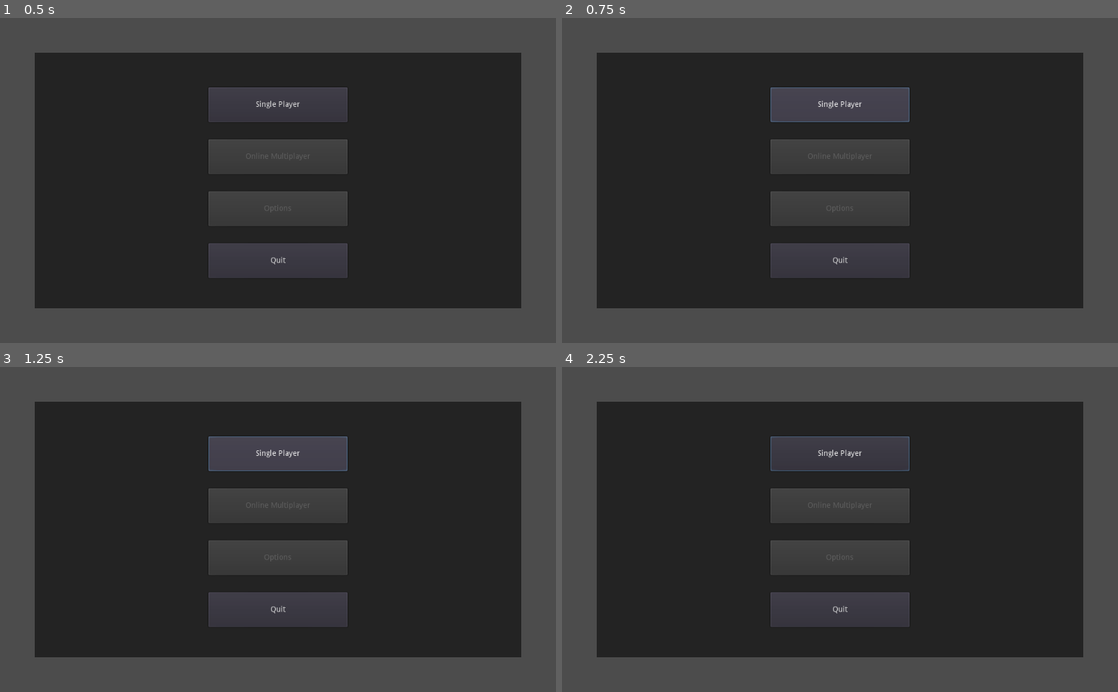
Above: before the commit, frames 1-4 (two rows, left to right).
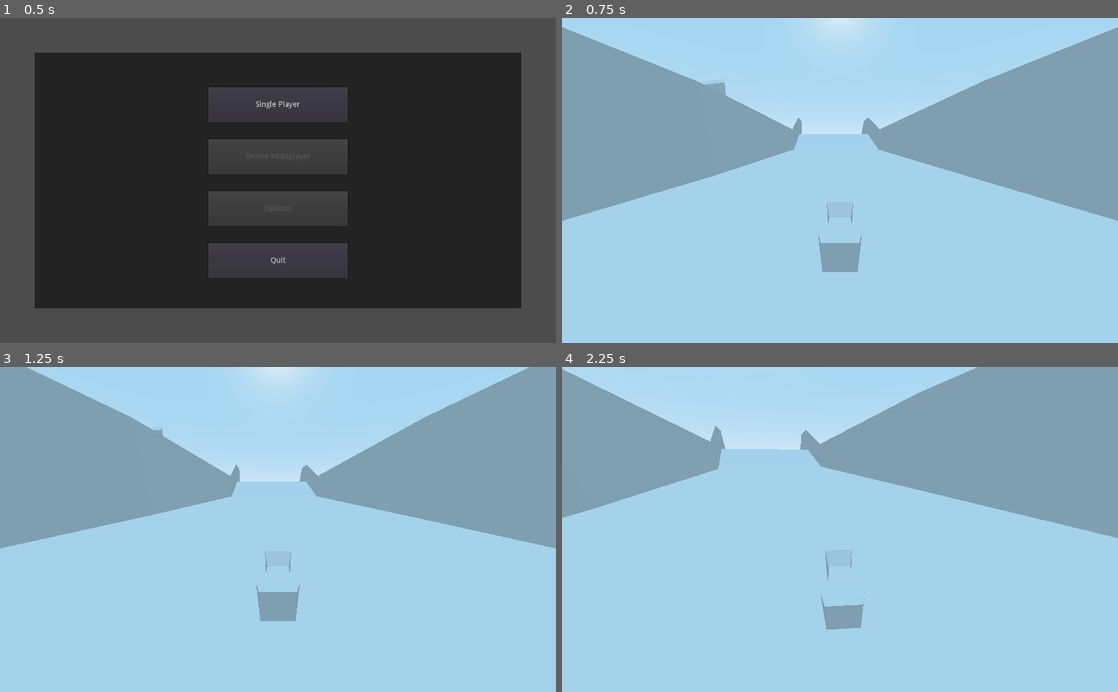
Above: after the commit, the same moments.

Repository: DeStout/JetBikes
Game: Godot game, scene res://Scenes/MainMenu.tscn
Two runs of this game, one before a commit and one after it. Both use one fixed random seed, a clock stepped at 60 frames per second and the inputs below.
Inputs (mouse positions are in pixels of both pictures, inside the frame that each line leads up to):
- Up to frame 1 (0.5 s): no input
- Up to frame 2 (0.75 s): click "Single Player" at 0.5 s
- Up to frame 3 (1.25 s): no input
- Up to frame 4 (2.25 s): click (840, 454) at 1.25 s, where only the run before the commit has a clickable "Single Player"; tap Enter at 2 s; move the mouse to (962, 513) at 2.02 s; hold D (Strife_Right) from 2.03 s (still down); hold Shift (Boost) from 2.03 s (still down)

Frame 1 is identical in both runs. In frame 2, 100% of the frame differs, in the area x 0-100%, y 0-100%; in frame 3, 100%; in frame 4, 100%.

Commit message:
Added player movement and ground normal alignment.

Diff:
--- /dev/null
+++ b/Scenes/GroundDetect.gd
@@ -0,0 +1,10 @@
+extends RayCast
+
+signal is_colliding
+
+func _ready():
+	connect("is_colliding", get_parent(), "_is_on_ground")
+
+func _process(delta):
+	if is_colliding():
+		emit_signal("is_colliding")
--- a/Scenes/Player.tscn
+++ b/Scenes/Player.tscn
@@ -1,7 +1,8 @@
-[gd_scene load_steps=4 format=2]
+[gd_scene load_steps=5 format=2]
 
 [ext_resource path="res://Scenes/BasicVehicle.tscn" type="PackedScene" id=1]
-[ext_resource path="res://Scenes/Player.gd" type="Script" id=2]
+[ext_resource path="res://Scripts/Player.gd" type="Script" id=2]
+[ext_resource path="res://Scenes/GroundDetect.gd" type="Script" id=3]
 
 [sub_resource type="CapsuleShape" id=1]
 radius = 0.739985
@@ -29,9 +30,11 @@
 enabled = true
 cast_to = Vector3( 0, -1.01, 0 )
 collide_with_areas = true
+script = ExtResource( 3 )
 
 [node name="GroundDetect2" type="RayCast" parent="."]
 transform = Transform( 1, 0, 0, 0, 1, 0, 0, 0, 1, 0, 1.01, 0.75 )
 enabled = true
 cast_to = Vector3( 0, -1.01, 0 )
 collide_with_areas = true
+script = ExtResource( 3 )
--- a/Scripts/Player.gd
+++ b/Scripts/Player.gd
@@ -1,17 +1,17 @@
 extends KinematicBody
 
-const GRAVITY = 9.8
-const FORWARD_ACCELERATION = 1.0
-const STRIFE_ACCELERATION = 0.1
-const REVERSE_ACCELERATION = 0.5
-const BOOST_ACCELERATION = 1.5
-const DEACCELERATION = 0.75
-const BRAKE_DEACCEL = 1.5
+const GRAVITY = 1.5
+const FORWARD_ACCELERATION = 0.5
+const STRIFE_ACCELERATION = 0.3
+const REVERSE_ACCELERATION = 0.3
+const BOOST_ACCELERATION = 0.75
+const DEACCELERATION = 0.025
+const BRAKE_DEACCEL = 0.5
 
-const MAX_FORWARD_VEL = 10
-const MAX_SRIFE_VEL = 1
-const MAX_REVERSE_VEL =  5
-const MAX_BOOST_VEL = 15
+const MAX_FORWARD_VEL = 50
+const MAX_STRIFE_VEL = 25
+const MAX_REVERSE_VEL =  35
+const MAX_BOOST_VEL = 75
 const TURN_SPEED = 8
 
 var movement_input = Vector2.ZERO
@@ -19,6 +19,7 @@
 
 var is_boosting = false
 var is_braking = false
+var is_on_ground = false
 
 var mouse_vert_sensitivity = 0.1
 var mouse_horz_sensitivity = 0.1
@@ -31,32 +32,85 @@
 	Input.set_mouse_mode(Input.MOUSE_MODE_CAPTURED)
 
 func _process(delta):
-	move_camera(delta)
+	_get_key_input()
+	_move_camera(delta)
 
 func _physics_process(delta):
-	velocity.y = velocity.y - GRAVITY
+	var move_direction = Vector3()
+	var player_basis = global_transform.basis
+	var temp_velocity = velocity
+	temp_velocity.y = 0
+
+	if is_on_ground:
+		var ground_normal = _get_ground_normal()
+
+		# Align player Y vector to ground normal
+		if player_basis[1].dot(ground_normal) > 0:
+			global_transform.basis = player_basis.slerp(_align_to_normal(ground_normal), delta*3)
+
+		# Apply acceleration/deacceleration along player X vector based on input
+		if movement_input.x != 0:
+			var delta_move = player_basis[0] * movement_input.x * STRIFE_ACCELERATION
+			var strife_vel = player_basis[0].dot(temp_velocity) * temp_velocity.normalized()
+			if abs((strife_vel + delta_move).length()) < MAX_STRIFE_VEL:
+				move_direction += delta_move
+		else:
+			move_direction -= player_basis[0].dot(temp_velocity) * player_basis[0].normalized() * DEACCELERATION
+
+		# Apply acceleration/deacceleration along player Z vector based on input
+		if movement_input.y > 0:
+			if !is_boosting:
+				var delta_move = player_basis[2] * -movement_input.y * FORWARD_ACCELERATION
+				var forward_vel = player_basis[2].dot(temp_velocity) * temp_velocity.normalized()
+				if abs((forward_vel + delta_move).length()) < MAX_FORWARD_VEL:
+					move_direction += delta_move
+			else:
+				var delta_move = player_basis[2] * -movement_input.y * BOOST_ACCELERATION
+				var boost_vel = player_basis[2].dot(temp_velocity) * temp_velocity.normalized()
+				if abs((boost_vel + delta_move).length()) < MAX_BOOST_VEL:
+					move_direction += delta_move
+		elif movement_input.y < 0:
+			var delta_move = player_basis[2] * -movement_input.y * REVERSE_ACCELERATION
+			var reverse_vel = player_basis[2].dot(temp_velocity) * temp_velocity.normalized()
+			if abs((reverse_vel + delta_move).length()) < MAX_REVERSE_VEL:
+				move_direction += delta_move
+		else:
+			move_direction -= player_basis[2].dot(temp_velocity) * player_basis[2] * DEACCELERATION
+	else:
+		global_transform.basis = player_basis.slerp(_align_to_normal(Vector3(0, 1, 0)), delta*5)
+		move_direction = Vector3.ZERO
+
+	velocity.y -=  GRAVITY
+	velocity += move_direction
+
+	if is_on_ground:
+		velocity.y += GRAVITY
 
 	velocity = move_and_slide(velocity, Vector3(0,1,0))
 
-func _input(event):
+	is_on_ground = false
+
+# Track what keyboard input is being pressed
+func _get_key_input():
 	movement_input = Vector2.ZERO
 	is_boosting = false
 	is_braking = false
 
-	if event.is_action_pressed("Accelerate"):
+	if Input.is_action_pressed("Accelerate"):
 		movement_input.y += 1
-	if event.is_action_pressed("Strife_Left"):
+	if Input.is_action_pressed("Strife_Left"):
 		movement_input.x -= 1
-	if event.is_action_pressed("Strife_Right"):
+	if Input.is_action_pressed("Strife_Right"):
 		movement_input.x += 1
-	if event.is_action_pressed("Reverse"):
+	if Input.is_action_pressed("Reverse"):
 		movement_input.y -= 1
 
-	if event.is_action_pressed("Boost"):
+	if Input.is_action_pressed("Boost"):
 		is_boosting = true
-	if event.is_action_pressed("Brake"):
+	if Input.is_action_pressed("Brake"):
 		is_braking = true
 
+func _input(event):
 	if event.is_action_pressed("Pause"):
 		if Input.get_mouse_mode() == Input.MOUSE_MODE_CAPTURED:
 			Input.set_mouse_mode(Input.MOUSE_MODE_VISIBLE)
@@ -75,11 +129,28 @@
 			helper_rotation.z = 0
 			RotationHelper.rotation_degrees = helper_rotation
 
-# Turn the character and correct the camera if the camera
-# has been rotated
-func move_camera(var delta):
+# Turn the character and correct the camera if the camera has been rotated
+func _move_camera(var delta):
 	if RotationHelper.rotation_degrees.y != 0:
 		var yRot = RotationHelper.rotation_degrees.y
 		yRot = yRot + (0 - yRot) * (delta * TURN_SPEED)
 		RotationHelper.rotation_degrees.y = yRot
 		rotate_object_local(Vector3(0, 1, 0), deg2rad(yRot * delta * TURN_SPEED))
+
+# Helper function to align player with the ground normal
+func _align_to_normal(ground_normal):
+	var result = Basis()
+	result.x = ground_normal.cross(global_transform.basis.z)
+	result.y = ground_normal
+	result.z = global_transform.basis.x.cross(ground_normal)
+	return result.orthonormalized()
+
+# Called by signal if $GroundDetects are colliding
+func _is_on_ground():
+	is_on_ground = true
+
+# Return the average vector of the normals of the surface the $GroundDetects are colliding with
+func _get_ground_normal():
+	var ground_normal1 = $GroundDetect1.get_collision_normal()
+	var ground_normal2 = $GroundDetect2.get_collision_normal()
+	return (ground_normal1 + ground_normal2) * 0.5
